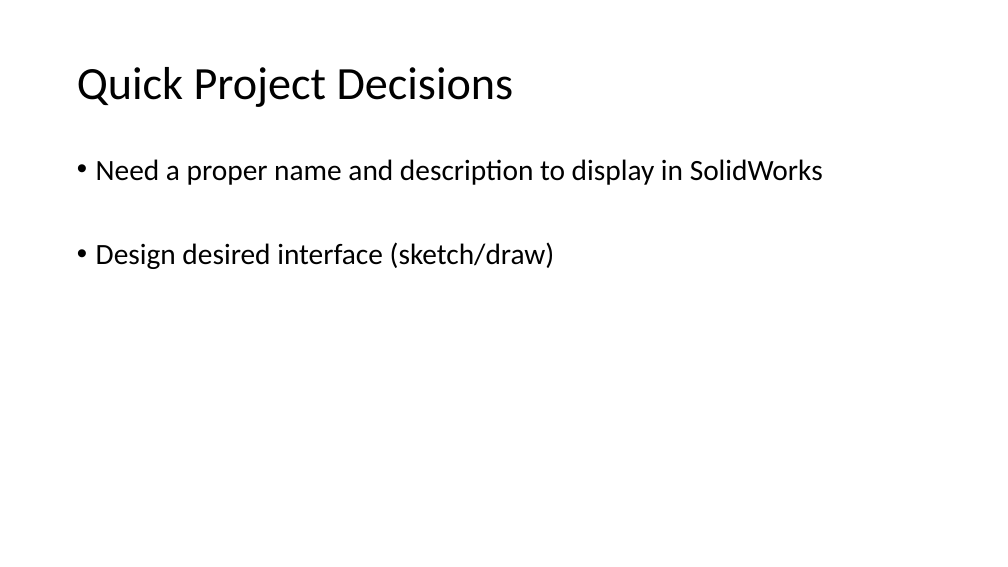
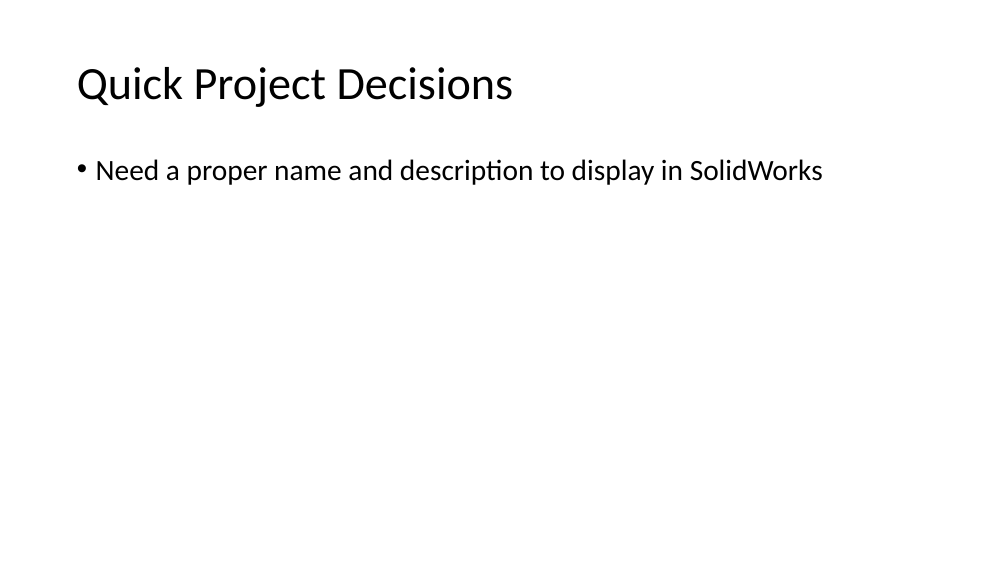
Before and after one commit to amarellapudi/Solidworks-DFM-PlugIn, a slide deck: slide 8 of Weekly Updates/Week3.pptx. Drawn at 1008x567 pixels with LibreOffice and Linux fonts; fonts in the diff are those of the drawing. Boxes give left, top, right and bottom in pixels: in the first picture for what was removed or moved away, otherwise in the second. Text is boxed around its words. In the diff, an @@ line names an element or a change of style, - is before the commit and + after.

```diff
--- a/Weekly Updates/Week3.pptx
+++ b/Weekly Updates/Week3.pptx
@@ text at <box>96,242,555,269</box>: paragraph removed @@
-• Design desired interface (sketch/draw)
```
Also in this commit, not shown: 2 other slides changed, 2 slides added, 2 slides removed.
